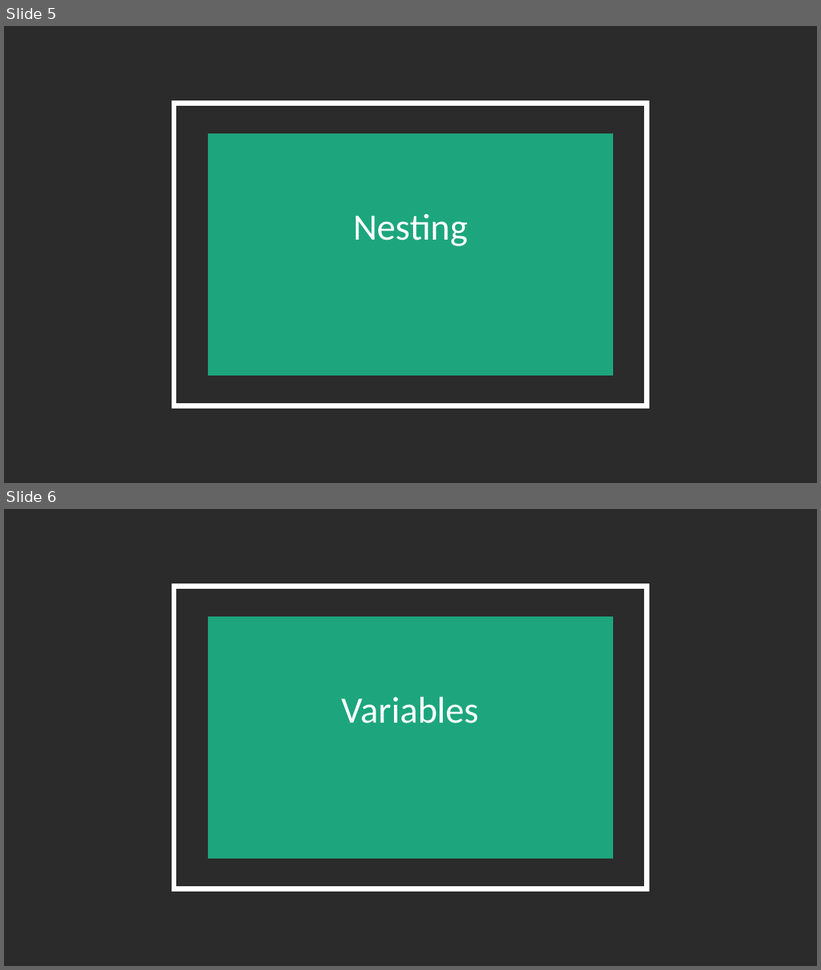
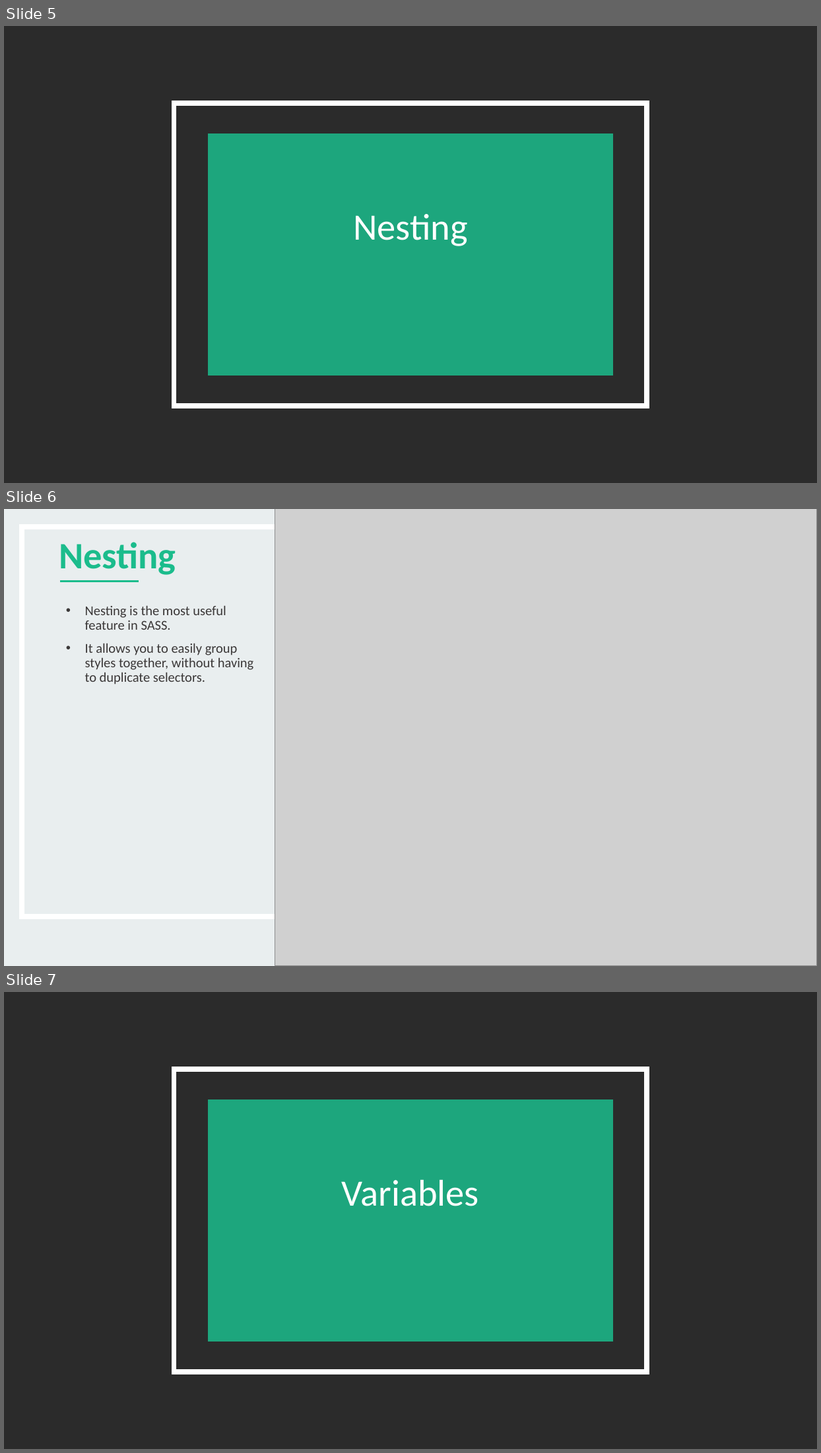
Before and after one commit to BenC0/sass_training-ddl, a slide deck: docs/SASS Intro.pptx. Shown one above the other, each under a label of ours: slides 5 and 6 before the commit, slides 5, 6 and 7 after it. The pictures are 821x970 and 821x1453 pixels, drawn with LibreOffice and Linux fonts; fonts in the diff are those of the drawing; grey boxes stand for pictures; background and template pictures are left out; a plain dark background stands for a picture behind light text. Boxes give left, top, right and bottom in pixels: in the first picture for what was removed or moved away, otherwise in the second. Text is boxed around its words. In the diff, an @@ line names an element or a change of style, - is before the commit and + after.

```diff
--- a/docs/SASS Intro.pptx
+++ b/docs/SASS Intro.pptx
@@ slide 6 added at (x1=4, y1=509, x2=817, y2=966), background #E9EEEF @@
@@ rectangle added at (x1=22, y1=527, x2=799, y2=917), outline #FFFFFF 6 pt @@
@@ picture added at (x1=275, y1=509, x2=817, y2=966) @@
@@ title added at (x1=59, y1=542, x2=176, y2=575), 44 pt, text #1BBC8C, bold @@
+Nesting
@@ line added from (60, 582) to (139, 582), #1BBC8C 3 pt @@
@@ text added at (x1=85, y1=605, x2=254, y2=685), 16 pt, text #3B3838 @@
+• Nesting is the most useful feature in SASS.
+• It allows you to easily group styles together, without having to duplicate selectors.
@@ what was slide 6 is now slide 7 @@
```
Also in this commit, not shown: 1 slide changed, 6 other slides added, 2 slides removed.
